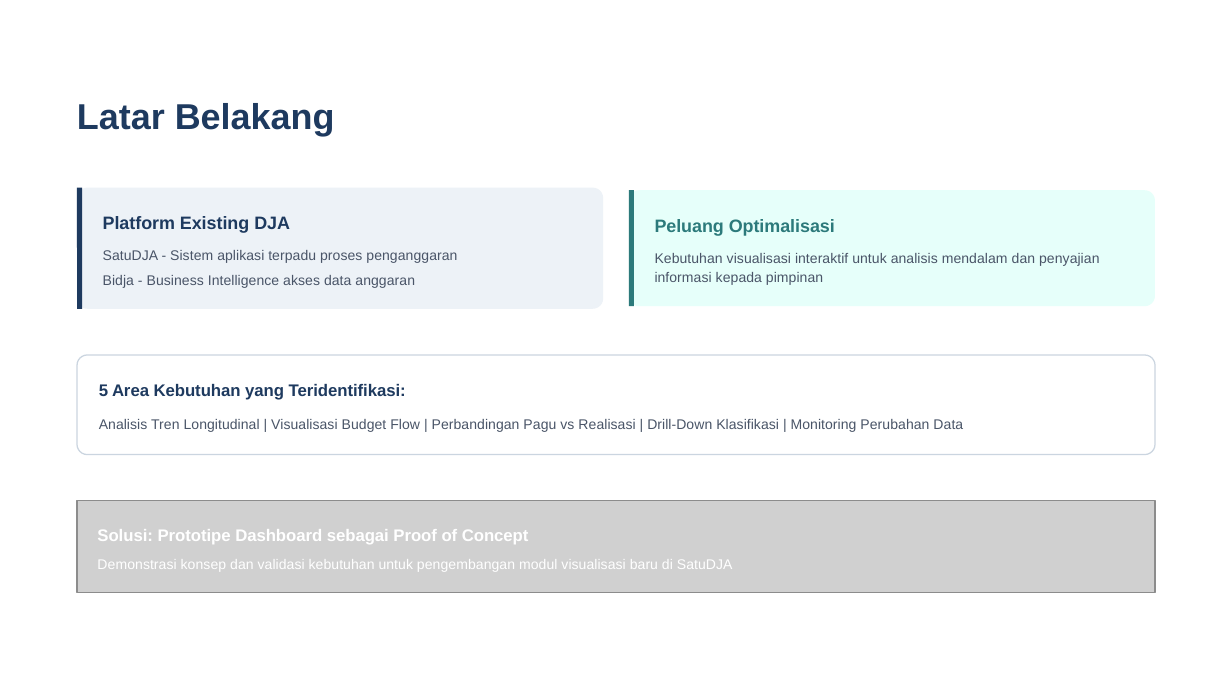
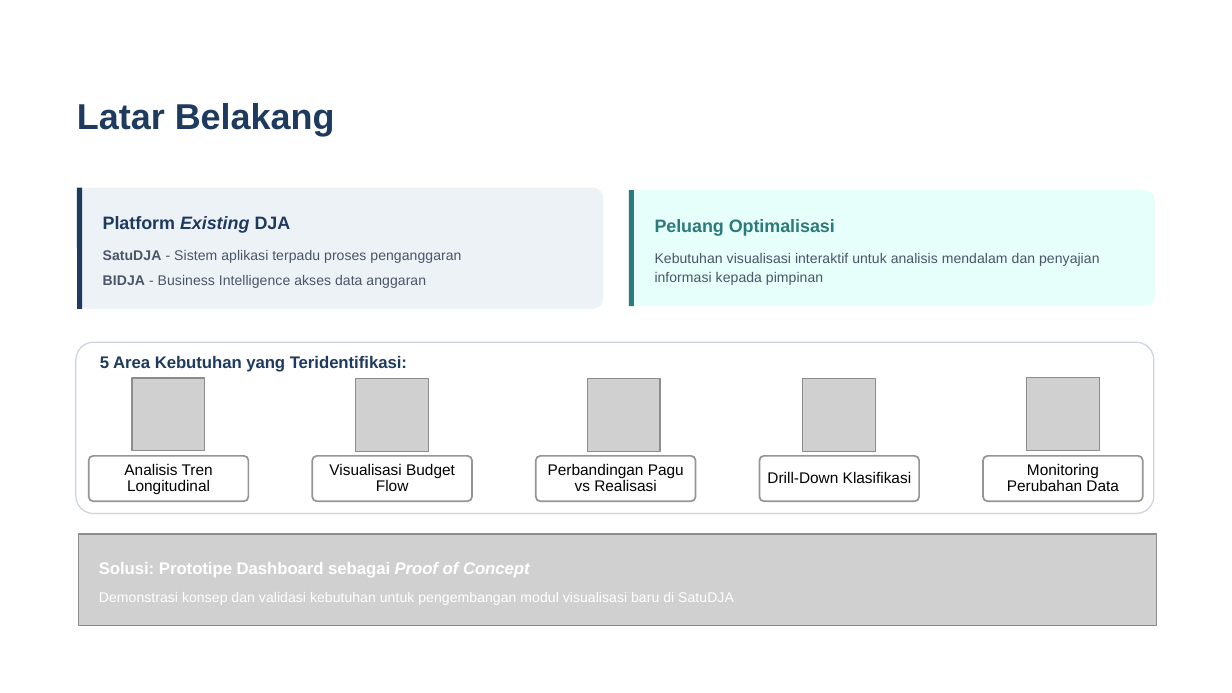
Before and after one commit to tubankum3/dashanggaran, a slide deck: slide 3 of Presentasi_Program Deliverables_Secondment pada Abid PMK DJA.pptx (slide 4 before the commit). Drawn at 1232x693 pixels with LibreOffice and Linux fonts; fonts in the diff are those of the drawing; grey boxes stand for pictures. Boxes give left, top, right and bottom in pixels: in the first picture for what was removed or moved away, otherwise in the second. Text is boxed around its words. In the diff, an @@ line names an element or a change of style, - is before the commit and + after.

```diff
--- a/Presentasi_Program Deliverables_Secondment pada Abid PMK DJA.pptx
+++ b/Presentasi_Program Deliverables_Secondment pada Abid PMK DJA.pptx
@@ text "Platform Existing DJA" at (103, 216, 291, 233): italic on in "Existing" @@
@@ text "SatuDJA - Sistem aplikasi terpadu ..." at (103, 250, 461, 263): bold on in "SatuDJA" @@
@@ text at (103, 275, 426, 288): text changed @@
-Bidja - Business Intelligence akses data anggaran
+BIDJA - Business Intelligence akses data anggaran
@@ rounded rectangle: place and size @@
-rounded rectangle at (76, 355, 1154, 455)
+rounded rectangle at (76, 342, 1154, 514)
@@ text "5 Area Kebutuhan yang Teridentifikasi:": place and size @@
-text "5 Area Kebutuhan yang Teridentifikasi:" at (99, 384, 406, 400)
+text "5 Area Kebutuhan yang Teridentifikasi:" at (100, 356, 407, 372)
@@ picture added at (132, 378, 205, 451) @@
@@ picture added at (356, 378, 429, 451) @@
@@ picture added at (588, 378, 660, 451) @@
@@ picture added at (803, 378, 876, 451) @@
@@ picture added at (1026, 378, 1099, 451) @@
@@ text removed at (99, 419, 963, 432) @@
-Analisis Tren Longitudinal | Visualisasi Budget Flow | Perbandingan Pagu vs Realisasi | Drill-Down Klasifikasi | Monitoring Perubahan Data
@@ group added at (89, 456, 1143, 501): 5 freeform shapes @@
+Analisis Tren Longitudinal
+Visualisasi Budget Flow
+Perbandingan Pagu vs Realisasi
+Drill-Down Klasifikasi
+Monitoring Perubahan Data
@@ picture: place and size @@
-picture at (76, 500, 1154, 593)
+picture at (79, 535, 1157, 627)
@@ text "Solusi: Prototipe Dashboard sebagai Proof ...": place and size @@
-text "Solusi: Prototipe Dashboard sebagai Proof ..." at (97, 529, 529, 544)
+text "Solusi: Prototipe Dashboard sebagai Proof ..." at (99, 562, 530, 577)
@@ text "Solusi: Prototipe Dashboard sebagai Proof ..." at (99, 562, 530, 577): italic on in "Proof of Concept" @@
@@ text "Demonstrasi konsep dan validasi kebutuhan ...": place and size @@
-text "Demonstrasi konsep dan validasi kebutuhan ..." at (97, 559, 733, 571)
+text "Demonstrasi konsep dan validasi kebutuhan ..." at (99, 592, 734, 605)
```
Also in this commit, not shown: 12 other slides changed, 4 slides removed, 2 other files.
